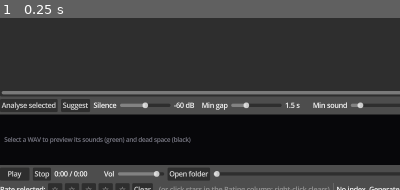
Above: before the commit, frame 1.
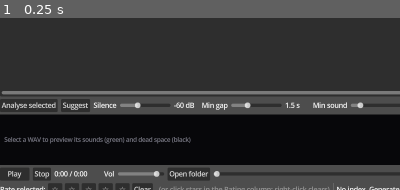
Above: after the commit, the same moment.

Repository: benedictcarter/sound_lib
Game: Godot game, scene res://main.tscn
Two runs of this game, one before a commit and one after it. Both use one fixed random seed, a clock stepped at 60 frames per second and the inputs below.
Inputs:
- Up to frame 1 (0.25 s): no input
The pictures show only the part of the screen within x 0-50%, y 45-95%; the shares and areas given below are measured in that part.

The runs differ from the first frame. In frame 1, 0.1% of the frame differs, in the area x 33-63%, y 48-53%.

Commit message:
Widen chop ranges: Silence to 0 dB, Min gap to 0 s
So you can push the threshold up into the signal (e.g. -1 dB) and drop min gap
to 0 s for the finest chop granularity. Slider ranges and the inline-edit clamps
both updated.

Co-Authored-By: Claude Opus 4.8 <noreply@anthropic.com>

Diff:
--- a/app/main.gd
+++ b/app/main.gd
@@ -533,9 +533,9 @@
 	sug.pressed.connect(_apply_suggested)
 	bar.add_child(sug)
 
-	_sil_slider = _add_slider(bar, "Silence", -90, -30, 1, DEF_SILENCE_DB)
+	_sil_slider = _add_slider(bar, "Silence", -90, 0, 1, DEF_SILENCE_DB)
 	_sil_lbl = bar.get_child(bar.get_child_count() - 1) as Label
-	_gap_slider = _add_slider(bar, "Min gap", 0.2, 5.0, 0.1, DEF_MIN_GAP_S)
+	_gap_slider = _add_slider(bar, "Min gap", 0.0, 5.0, 0.1, DEF_MIN_GAP_S)
 	_gap_lbl = bar.get_child(bar.get_child_count() - 1) as Label
 	_snd_slider = _add_slider(bar, "Min sound", 0.0, 2.0, 0.05, DEF_MIN_SOUND_S)
 	_snd_lbl = bar.get_child(bar.get_child_count() - 1) as Label
@@ -1335,9 +1335,9 @@
 			"min_sound_s": DEF_MIN_SOUND_S}
 	c.erase("continuous")
 	if col == COL_CHOP_DB:
-		c["silence_db"] = clampf(_parse_float(it.get_text(col), c["silence_db"]), -90.0, -30.0)
+		c["silence_db"] = clampf(_parse_float(it.get_text(col), c["silence_db"]), -90.0, 0.0)
 	else:
-		c["min_gap_s"] = clampf(_parse_float(it.get_text(col), c["min_gap_s"]), 0.2, 10.0)
+		c["min_gap_s"] = clampf(_parse_float(it.get_text(col), c["min_gap_s"]), 0.0, 10.0)
 	_chopping[key] = c
 	# Live recount when this is the analysed file (we have its envelope cached).
 	if rec == _an_rec and not _an_levels.is_empty():
